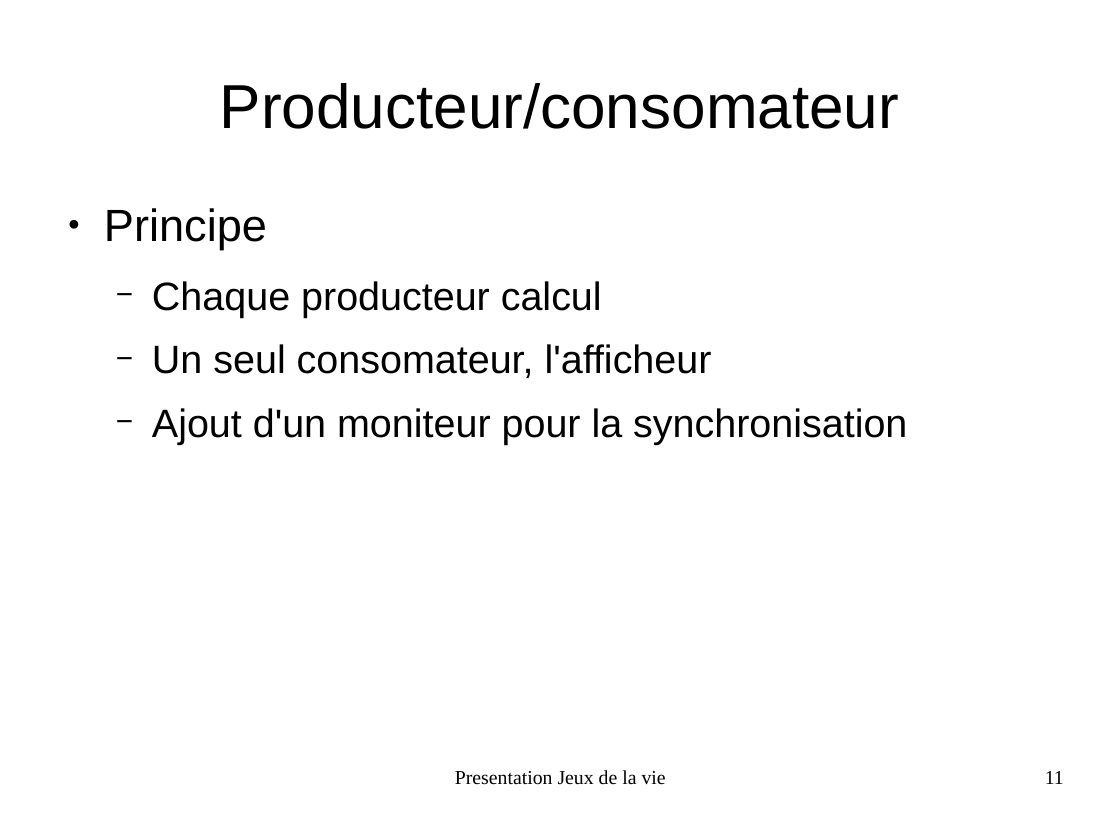
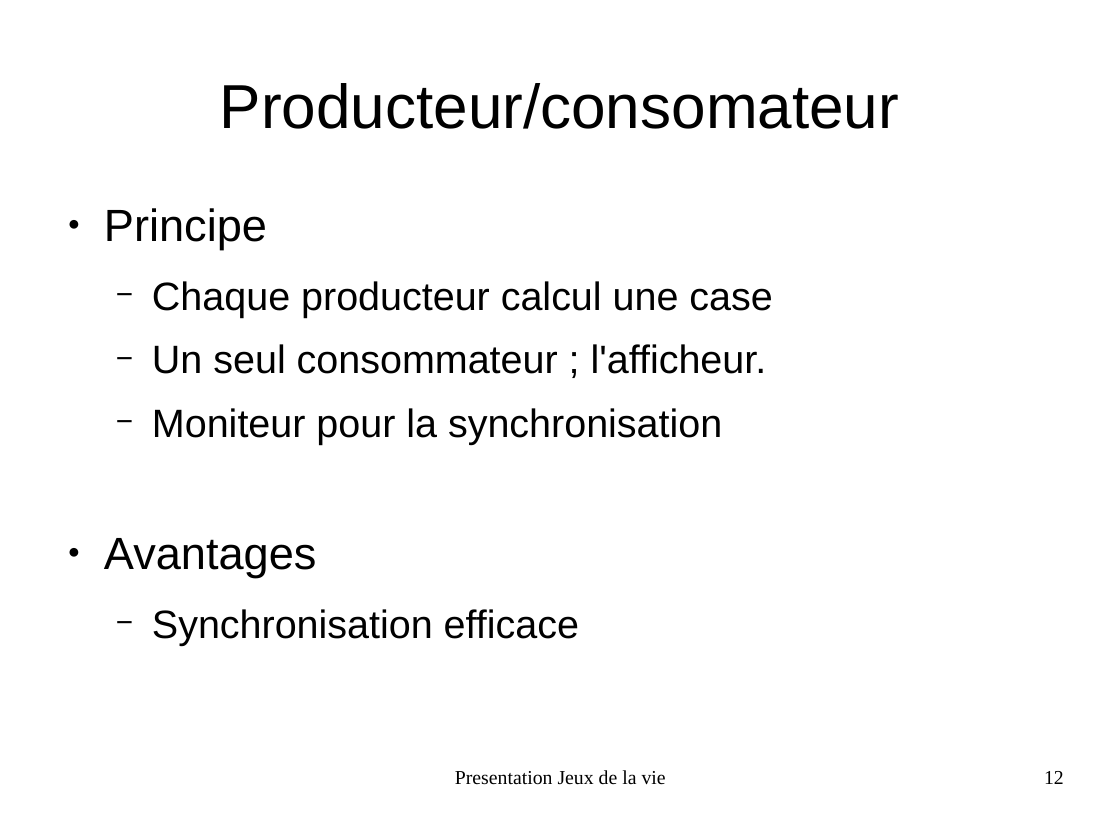
Before and after one commit to FabienInspiron/lifegame, a slide deck: slide 12 of Rapport/Presentation.odp (slide 11 before the commit). Drawn at 1120x840 pixels with LibreOffice and Linux fonts; fonts in the diff are those of the drawing. Boxes give left, top, right and bottom in pixels: in the first picture for what was removed or moved away, otherwise in the second. Text is boxed around its words. In the diff, an @@ line names an element or a change of style, - is before the commit and + after.

```diff
--- a/Rapport/Presentation.odp
+++ b/Rapport/Presentation.odp
@@ text at (104, 281, 772, 646): text changed @@
-  − Chaque producteur calcul
-  − Un seul consomateur, l'afficheur
-  − Ajout d'un moniteur pour la synchronisation
+  − Chaque producteur calcul une case
+  − Un seul consommateur ; l'afficheur.
+  − Moniteur pour la synchronisation
+● Avantages
+  − Synchronisation efficace
@@ page number at (1044, 771, 1064, 784): text changed @@
-11
+12
```
Also in this commit, not shown: 9 other slides changed, 1 slide removed, 1 other file.
